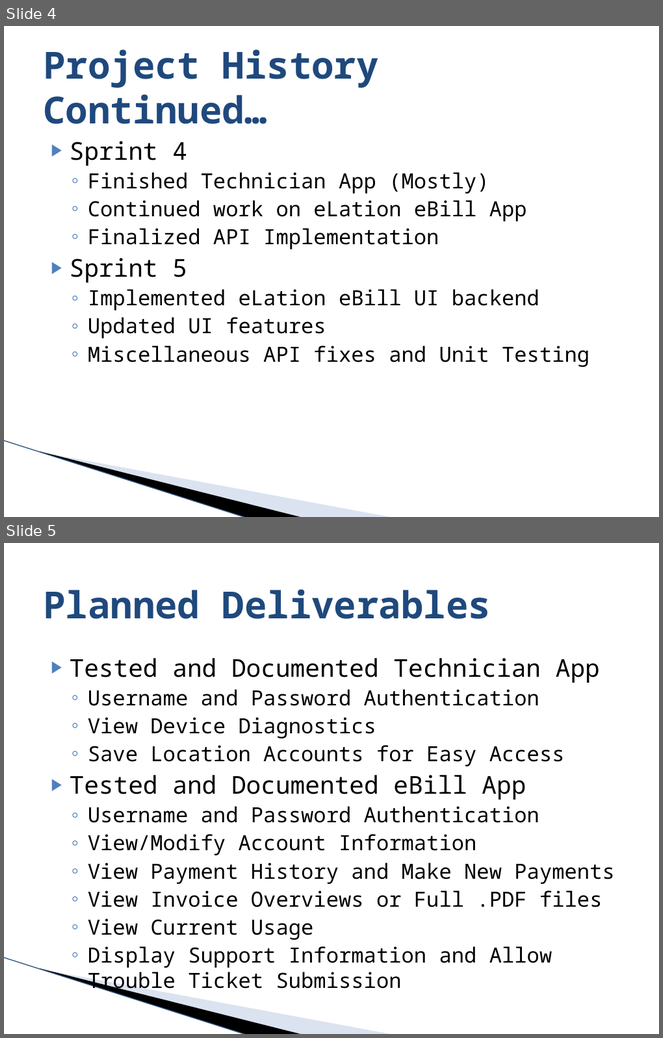
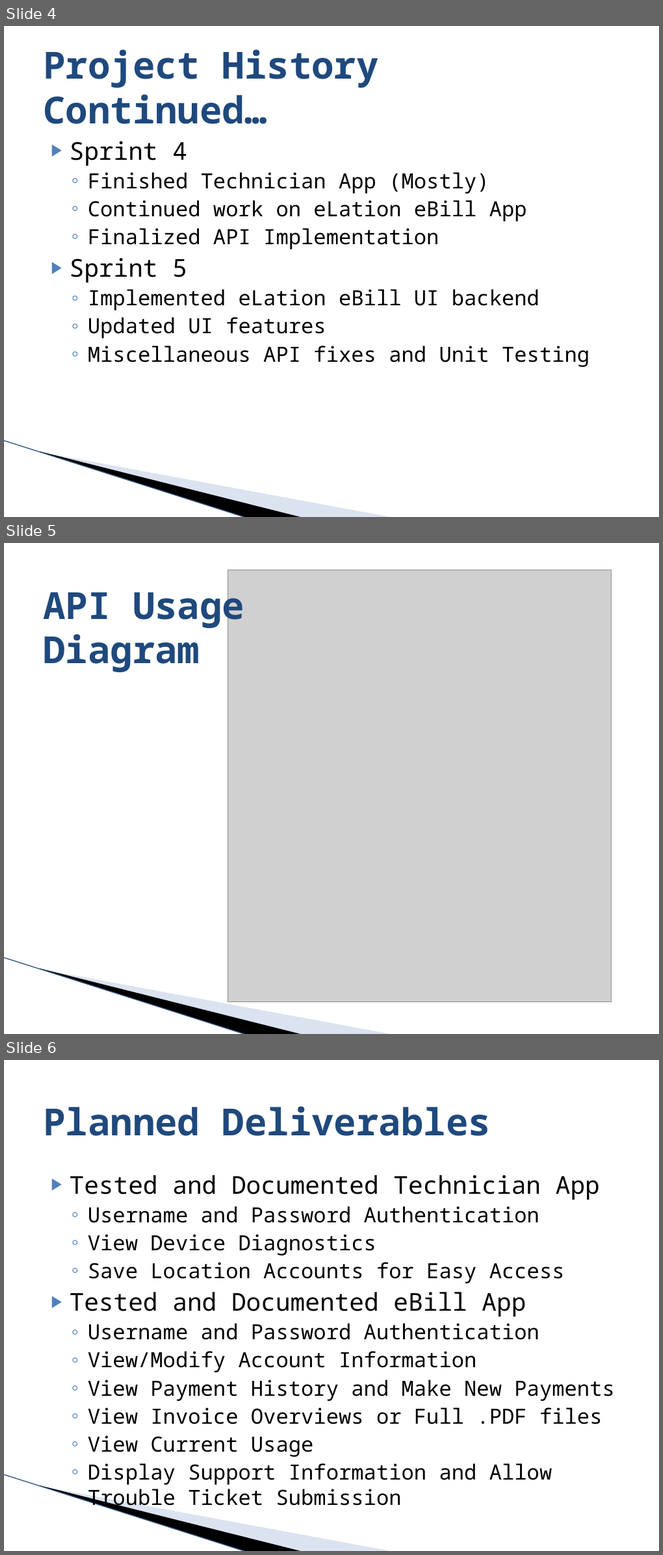
Before and after one commit to SDSMT-CSC/ECPMA, a slide deck: Documents/Presentation3.pptx. Shown one above the other, each under a label of ours: slides 4 and 5 before the commit, slides 4, 5 and 6 after it. The pictures are 663x1038 and 663x1555 pixels, drawn with LibreOffice and Linux fonts; fonts in the diff are those of the drawing; grey boxes stand for pictures; background and template pictures are left out. Boxes give left, top, right and bottom in pixels: in the first picture for what was removed or moved away, otherwise in the second. Text is boxed around its words. In the diff, an @@ line names an element or a change of style, - is before the commit and + after.

Commit message:
Added API Usage Diagram to PowerPoint

```diff
--- a/Documents/Presentation3.pptx
+++ b/Documents/Presentation3.pptx
@@ slide 5 added at [4,543,659,1034], background #FFFFFF; not listed: 3 template elements that a slide beside it also shows @@
@@ picture added at [228,570,611,1003] @@
@@ title added at [43,584,244,672], 41 pt, text #1F497D, bold @@
+API Usage
+Diagram
@@ what was slide 5 is now slide 6 @@
```
